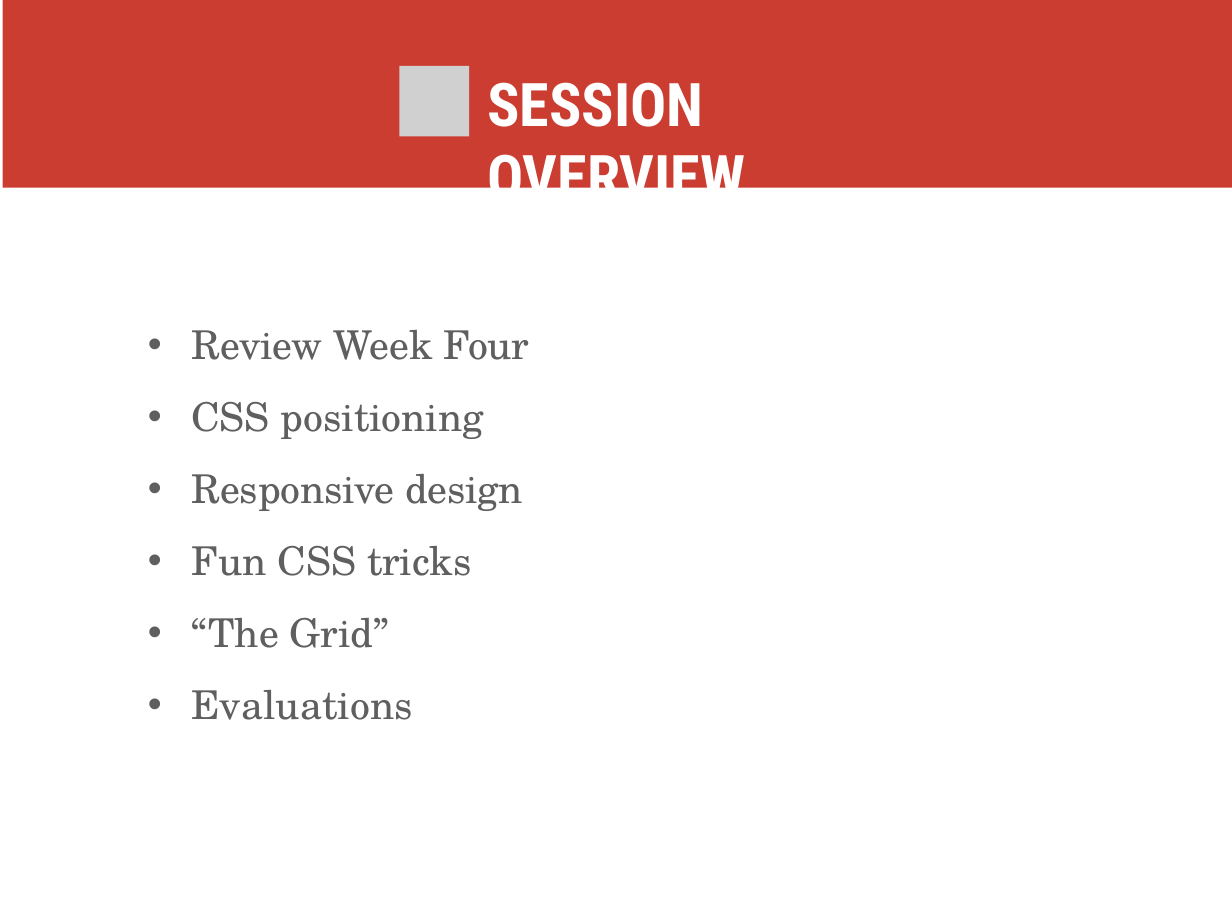
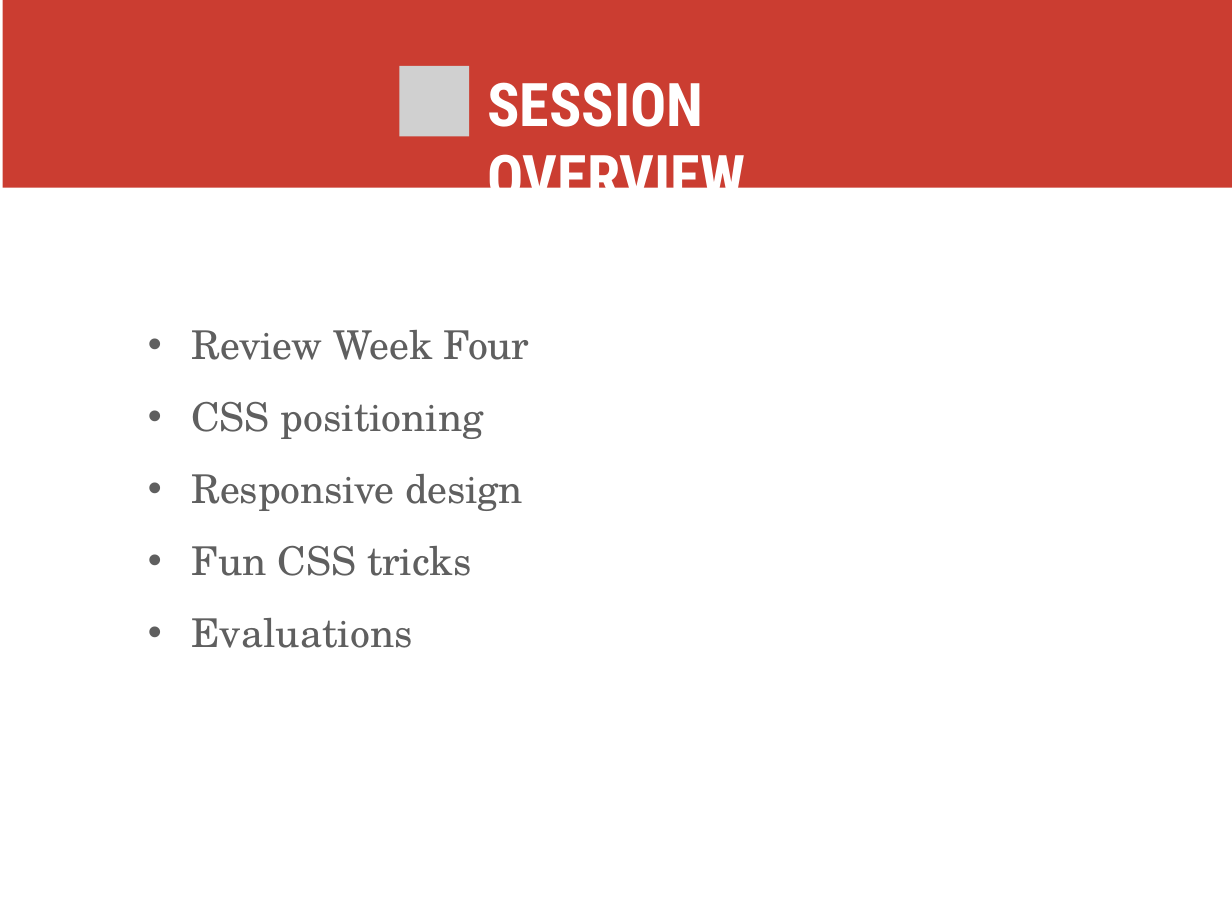
Before and after one commit to skornfeld/svc-class-jan-2018, a slide deck: slide 2 of slides/week-5.pptx. Drawn at 1232x924 pixels with LibreOffice and Linux fonts; fonts in the diff are those of the drawing; grey boxes stand for pictures. Boxes give left, top, right and bottom in pixels: in the first picture for what was removed or moved away, otherwise in the second. Text is boxed around its words. In the diff, an @@ line names an element or a change of style, - is before the commit and + after.

```diff
--- a/slides/week-5.pptx
+++ b/slides/week-5.pptx
@@ text at (191,618,389,648): paragraph removed @@
-• “The Grid”
```
Also in this commit, not shown: 9 other slides changed, 9 slides added, 3 slides removed, 2 other files.
